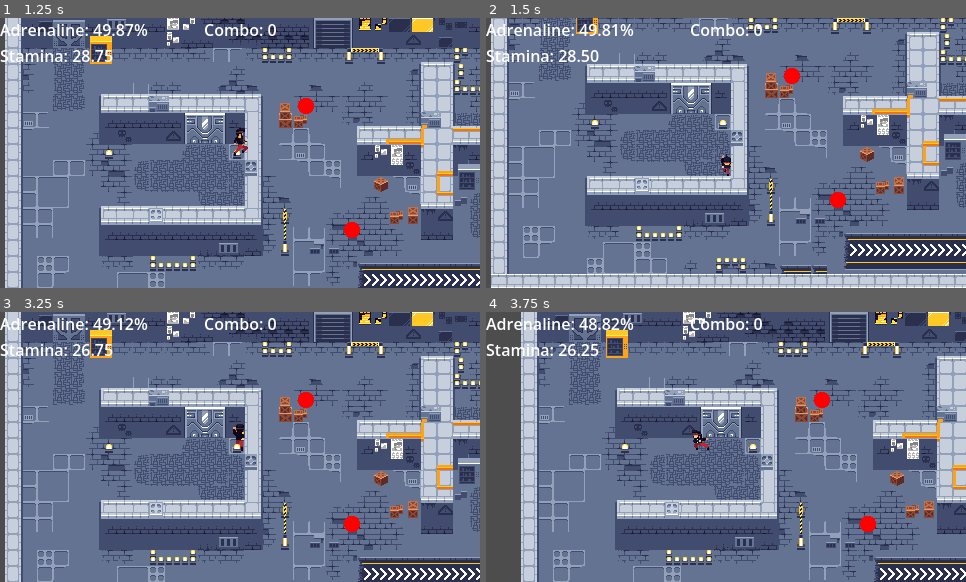
Above: before the commit, frames 1-4 (two rows, left to right).
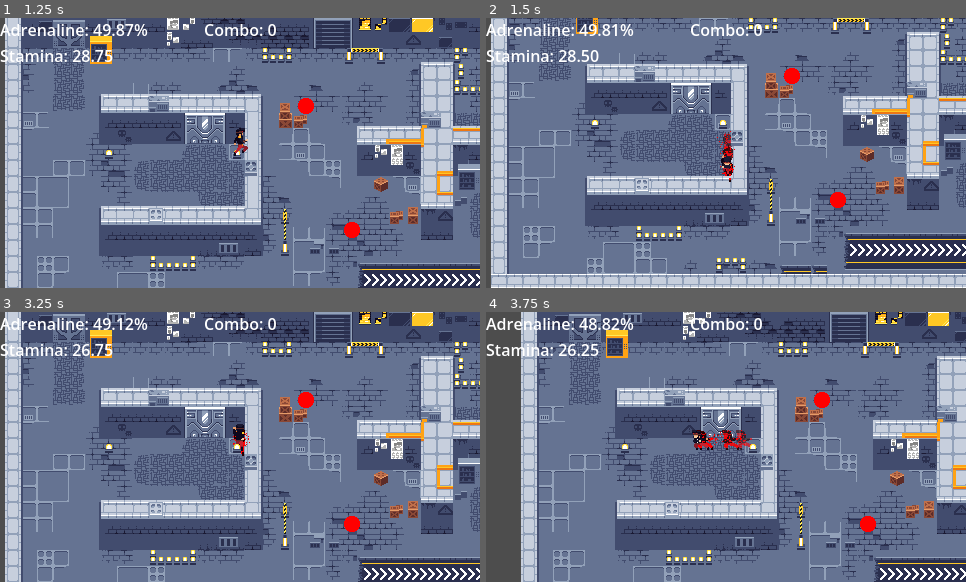
Above: after the commit, the same moments.

Repository: Kapcpa/gmtk-gamejam-2026
Game: Godot game, scene res://scenes/level0.tscn
Two runs of this game, one before a commit and one after it. Both use one fixed random seed, a clock stepped at 60 frames per second and the inputs below. Sound files missing from this copy of the repository are replaced by a short silence.
Inputs (mouse positions are in pixels of both pictures, inside the frame that each line leads up to):
- Up to frame 1 (1.25 s): move the mouse to (345, 139) at 0.52 s; hold D (right) from 0.53 s (still down); click (345, 139) at 0.6 s; tap Space (dash) at 0.8 s
- Up to frame 2 (1.5 s): move the mouse to (630, 166) at 1.27 s; release D (right) at 1.28 s; hold S (down) from 1.28 s (still down); tap Space (dash) at 1.35 s
- Up to frame 3 (3.25 s): right-click (144, 460) at 1.55 s; move the mouse to (288, 387) at 2.02 s; release S (down) at 2.03 s; hold D (right) 2.03-2.78 s; hold Right mouse button (throw) 2.03-2.78 s; click (288, 387) at 2.3 s; move the mouse to (216, 501) at 2.77 s; hold W (up) from 2.78 s (still down); click (216, 501) at 2.85 s; tap Space (dash) at 3.05 s
- Up to frame 4 (3.75 s): move the mouse to (870, 487) at 3.52 s; release W (up) at 3.53 s; hold A (left) from 3.53 s (still down); hold Right mouse button (throw) from 3.53 s (still down); tap Space (dash) at 3.6 s

Frame 1 is identical in both runs. In frame 2, 0.2% of the frame differs, in the area x 48-52%, y 41-61%; in frame 3, less than 0.1%; in frame 4, 0.4%, in the area x 43-56%, y 43-52%.

Commit message:
death sfx

Diff:
--- a/scenes/melee_enemy.tscn
+++ b/scenes/melee_enemy.tscn
@@ -3,6 +3,7 @@
 [ext_resource type="Texture2D" uid="uid://by4dbcayo4jmq" path="res://sprites/player.png" id="1_7p1mj"]
 [ext_resource type="Script" uid="uid://comxecvd7knf8" path="res://scripts/enemy.gd" id="1_md0e3"]
 [ext_resource type="Script" uid="uid://cam1mjnw0c6wa" path="res://scripts/melee_attack.gd" id="3_vaj5w"]
+[ext_resource type="AudioStream" uid="uid://b43w3aaikdvu6" path="res://audio/death_0.wav" id="4_x3ymb"]
 [ext_resource type="AudioStream" uid="uid://dgx6sdoekrpr5" path="res://audio/damage_0.wav" id="4_xcjf7"]
 [ext_resource type="AudioStream" uid="uid://bywm7dk1oqw33" path="res://audio/damage_1.wav" id="5_x3ymb"]
 [ext_resource type="AudioStream" uid="uid://ccqfbl828l8mw" path="res://audio/damage_2.wav" id="6_t7tl4"]
@@ -52,5 +53,8 @@
 [node name="CollisionShape2D" type="CollisionShape2D" parent="hurtbox" unique_id=1406469227]
 shape = SubResource("CircleShape2D_oamls")
 
+[node name="death_sound" type="AudioStreamPlayer2D" parent="." unique_id=156903562]
+stream = ExtResource("4_x3ymb")
+
 [node name="damage_sound" type="AudioStreamPlayer2D" parent="." unique_id=1949202475]
 stream = SubResource("AudioStreamRandomizer_87140")
--- a/scenes/player.tscn
+++ b/scenes/player.tscn
@@ -761,7 +761,7 @@
 z_index = 2
 position = Vector2(93, -13)
 sprite_frames = SubResource("SpriteFrames_ib0mu")
-animation = &"side_attack_2"
+animation = &"side_dash"
 offset = Vector2(-93, 0)
 
 [node name="melee_hitbox" type="Area2D" parent="." unique_id=722629095]
@@ -796,6 +796,7 @@
 [node name="dash_particle" type="Node2D" parent="." unique_id=2007334217]
 
 [node name="dash_right" type="GPUParticles2D" parent="dash_particle" unique_id=1363720148]
+z_index = 1
 position = Vector2(2, -7)
 emitting = false
 amount = 5
@@ -805,6 +806,7 @@
 process_material = SubResource("ParticleProcessMaterial_idpl1")
 
 [node name="dash_up" type="GPUParticles2D" parent="dash_particle" unique_id=1462870282]
+z_index = 1
 position = Vector2(2, -7)
 emitting = false
 amount = 5
@@ -814,6 +816,7 @@
 process_material = SubResource("ParticleProcessMaterial_idpl1")
 
 [node name="dash_down" type="GPUParticles2D" parent="dash_particle" unique_id=16254177]
+z_index = 1
 position = Vector2(2, -7)
 emitting = false
 amount = 5
@@ -823,6 +826,7 @@
 process_material = SubResource("ParticleProcessMaterial_idpl1")
 
 [node name="dash_left" type="GPUParticles2D" parent="dash_particle" unique_id=103900618]
+z_index = 1
 position = Vector2(2, -7)
 emitting = false
 amount = 5
@@ -832,6 +836,7 @@
 process_material = SubResource("ParticleProcessMaterial_idpl1")
 
 [node name="dash_burst" type="GPUParticles2D" parent="dash_particle" unique_id=1712615164]
+z_index = 1
 position = Vector2(1, -8)
 emitting = false
 amount = 100
--- a/scenes/ranged_enemy.tscn
+++ b/scenes/ranged_enemy.tscn
@@ -7,6 +7,7 @@
 [ext_resource type="AudioStream" uid="uid://dgx6sdoekrpr5" path="res://audio/damage_0.wav" id="5_2ls4a"]
 [ext_resource type="AudioStream" uid="uid://bywm7dk1oqw33" path="res://audio/damage_1.wav" id="6_w150n"]
 [ext_resource type="AudioStream" uid="uid://ccqfbl828l8mw" path="res://audio/damage_2.wav" id="7_dvjff"]
+[ext_resource type="AudioStream" uid="uid://b43w3aaikdvu6" path="res://audio/death_0.wav" id="8_w150n"]
 
 [sub_resource type="CircleShape2D" id="CircleShape2D_87140"]
 radius = 6.0827627
@@ -50,3 +51,6 @@
 
 [node name="damage_sound" type="AudioStreamPlayer2D" parent="." unique_id=1986690404]
 stream = SubResource("AudioStreamRandomizer_6r77u")
+
+[node name="death_sound" type="AudioStreamPlayer2D" parent="." unique_id=2089158600]
+stream = ExtResource("8_w150n")
--- a/scripts/enemy.gd
+++ b/scripts/enemy.gd
@@ -13,6 +13,8 @@
 @onready var player: PlayerCharacter = %player
 @onready var tilemap: TileMapLayer = %tilemap
 @onready var attack_trigger: Area2D = $trigger
+
+@onready var sprite: Sprite2D = $Sprite2D
 
 @export var SPEED = 100.0
 @export var ATTACK_SPEED = 200.0
@@ -34,6 +36,7 @@
 var current_state: State = State.IDLE
 
 @onready var damage_sound: AudioStreamPlayer2D = $damage_sound
+@onready var death_sound: AudioStreamPlayer2D = $death_sound
 
 func _ready() -> void:
 	GameManager.register_enemy(self)
@@ -70,7 +73,7 @@
 		State.HIT:
 			_state_hit(_delta)
 		State.DEAD:
-			_state_dead()
+			_state_dead(_delta)
 		_:
 			pass
 
@@ -152,7 +155,15 @@
 	if knockback == Vector2.ZERO:
 		_change_state(State.IDLE)
 
-func _state_dead() -> void:
+func _state_dead(_delta: float) -> void:
+	velocity = knockback
+	knockback = velocity.move_toward(Vector2.ZERO, 750 * _delta)
+
+	if death_sound.playing:
+		if death_sound.get_playback_position() > 0.8:
+			sprite.visible = false
+		return
+
 	GameManager.unregister_enemy(self)
 	queue_free()
 
@@ -160,7 +171,7 @@
 	current_state = new_state
 
 func take_damage(damage: float, knockback_force: Vector2) -> void:
-	if current_state == State.HIT:
+	if current_state in [State.HIT, State.DEAD]:
 		return
 
 	if damage > 0:
@@ -172,4 +183,6 @@
 	_change_state(State.HIT)
 
 	if health <= 0:
+		death_sound.play()
+		knockback = knockback_force * 1.5
 		_change_state(State.DEAD)
